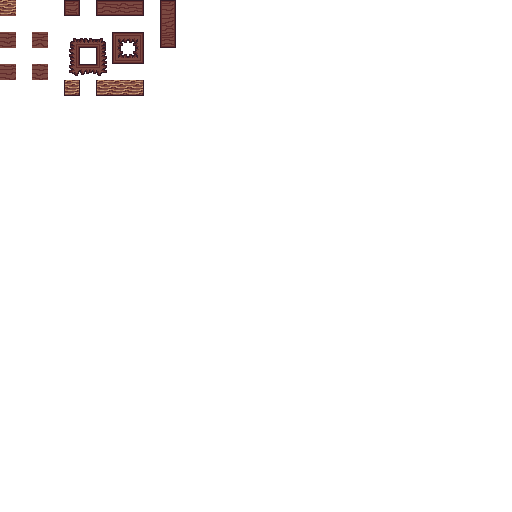
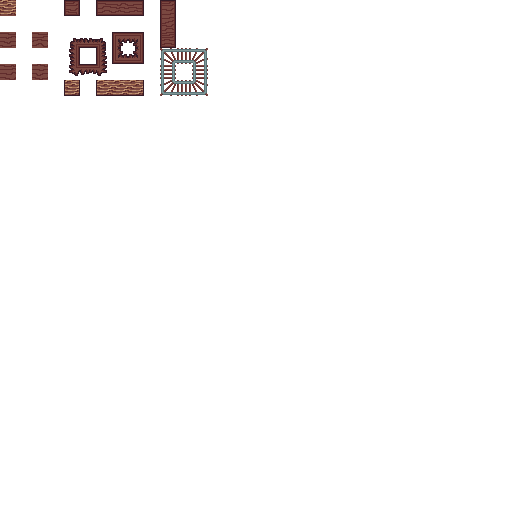
The second 512 × 512 image is a revision of the first. Changes to its layers:
painted on "Layer 1" over (160, 48, 208, 96)
